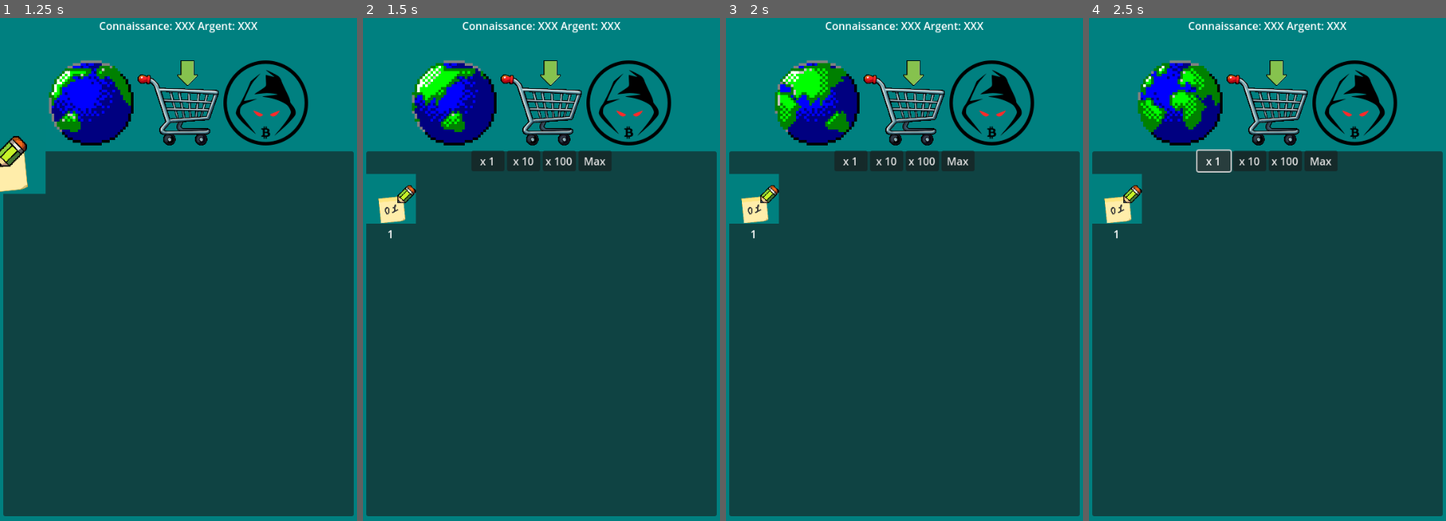
Above: before the commit, frames 1-4 (left to right).
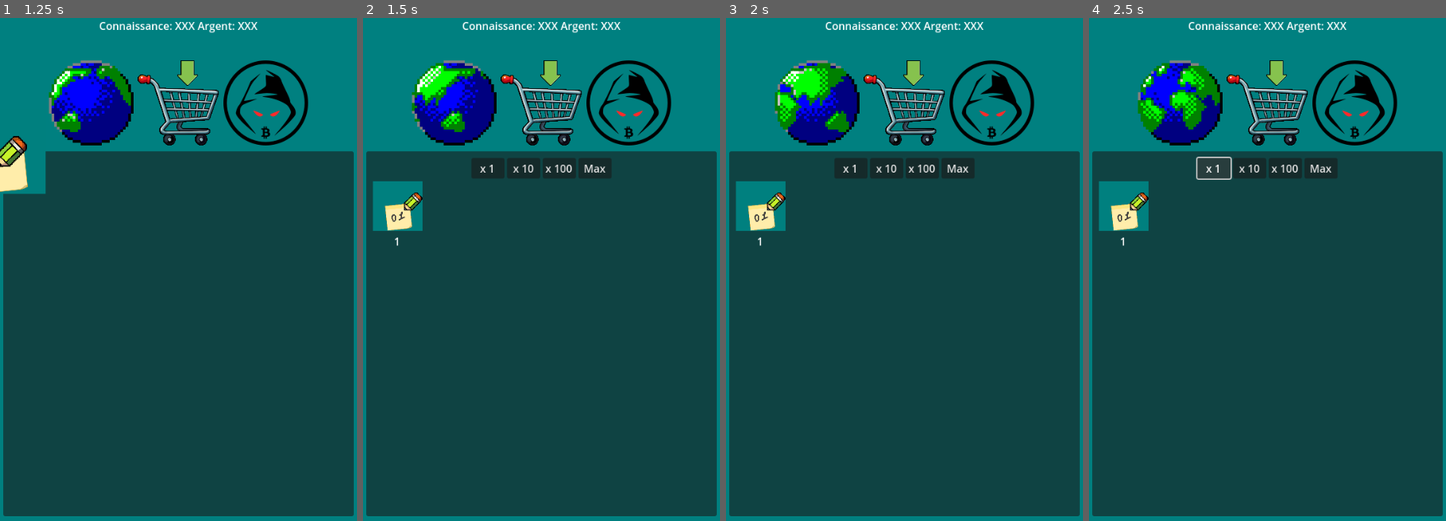
Above: after the commit, the same moments.

Repository: Proksimas/HackerIDLE
Game: Godot game, scene res://Game/main.tscn
Same seed, same stepped clock (60 frames per second), same inputs: the game is played once before the commit and once after it.
Inputs (mouse positions are in pixels of both pictures, inside the frame that each line leads up to):
- Up to frame 1 (1.25 s): click (92, 103) at 0.5 s
- Up to frame 2 (1.5 s): click (541, 103) at 1.25 s
- Up to frame 3 (2 s): no input
- Up to frame 4 (2.5 s): click "x 1" at 2 s

Frame 1 is identical in both runs. In frame 2, 2.6% of the frame differs, in the area x 0-70%, y 26-46%; in frame 3, 2.6%; in frame 4, 2.7%, in the area x 0-70%, y 25-46%.

Commit message:
add margin

Diff:
--- a/hackeridle/Game/Interface/Shop.tscn
+++ b/hackeridle/Game/Interface/Shop.tscn
@@ -12,44 +12,51 @@
 grow_vertical = 2
 script = ExtResource("1_x4y7u")
 
-[node name="VBoxContainer" type="VBoxContainer" parent="."]
+[node name="MarginContainer" type="MarginContainer" parent="."]
 layout_mode = 1
-anchors_preset = -1
-anchor_top = -0.00104167
+anchors_preset = 15
 anchor_right = 1.0
-anchor_bottom = 0.998958
+anchor_bottom = 1.0
 grow_horizontal = 2
 grow_vertical = 2
+theme_override_constants/margin_left = 10
+theme_override_constants/margin_top = 10
+theme_override_constants/margin_right = 10
+theme_override_constants/margin_bottom = 10
 metadata/_edit_use_anchors_ = true
 
-[node name="HBoxContainer" type="HBoxContainer" parent="VBoxContainer"]
+[node name="VBoxContainer" type="VBoxContainer" parent="MarginContainer"]
+layout_mode = 2
+metadata/_edit_use_anchors_ = true
+
+[node name="HBoxContainer" type="HBoxContainer" parent="MarginContainer/VBoxContainer"]
 layout_mode = 2
 size_flags_horizontal = 4
 
-[node name="Button" type="Button" parent="VBoxContainer/HBoxContainer"]
+[node name="Button" type="Button" parent="MarginContainer/VBoxContainer/HBoxContainer"]
 custom_minimum_size = Vector2(50, 30)
 layout_mode = 2
 text = "x 1"
 
-[node name="Button2" type="Button" parent="VBoxContainer/HBoxContainer"]
+[node name="Button2" type="Button" parent="MarginContainer/VBoxContainer/HBoxContainer"]
 custom_minimum_size = Vector2(50, 30)
 layout_mode = 2
 text = "x 10"
 
-[node name="Button3" type="Button" parent="VBoxContainer/HBoxContainer"]
+[node name="Button3" type="Button" parent="MarginContainer/VBoxContainer/HBoxContainer"]
 custom_minimum_size = Vector2(50, 30)
 layout_mode = 2
 text = "x 100"
 
-[node name="Button4" type="Button" parent="VBoxContainer/HBoxContainer"]
+[node name="Button4" type="Button" parent="MarginContainer/VBoxContainer/HBoxContainer"]
 custom_minimum_size = Vector2(50, 30)
 layout_mode = 2
 text = "Max"
 
-[node name="ShopGrid" type="GridContainer" parent="VBoxContainer"]
+[node name="ShopGrid" type="GridContainer" parent="MarginContainer/VBoxContainer"]
 unique_name_in_owner = true
 layout_mode = 2
 metadata/_edit_use_anchors_ = true
 
-[node name="ShopItem" parent="VBoxContainer/ShopGrid" instance=ExtResource("2_re0i5")]
+[node name="ShopItem" parent="MarginContainer/VBoxContainer/ShopGrid" instance=ExtResource("2_re0i5")]
 layout_mode = 2
